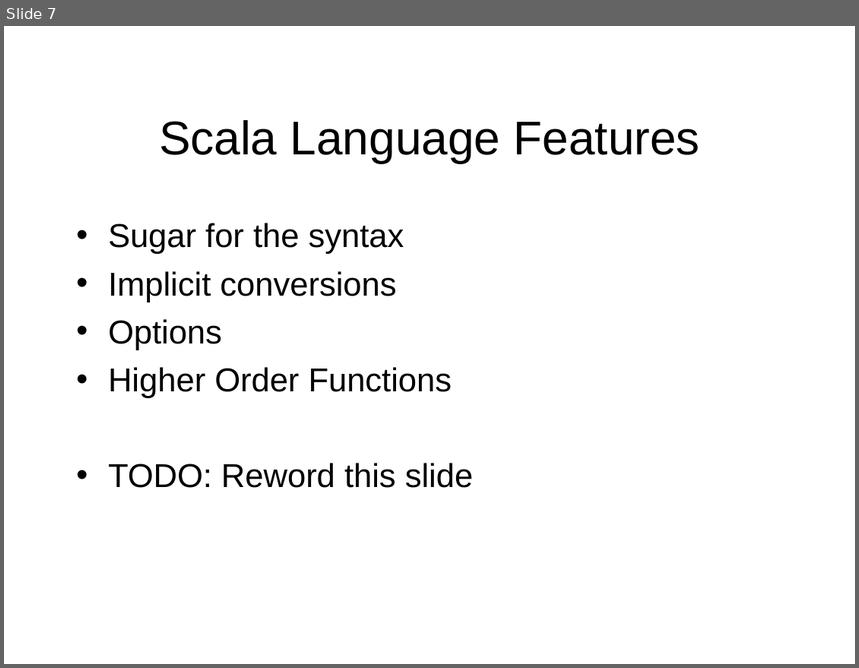
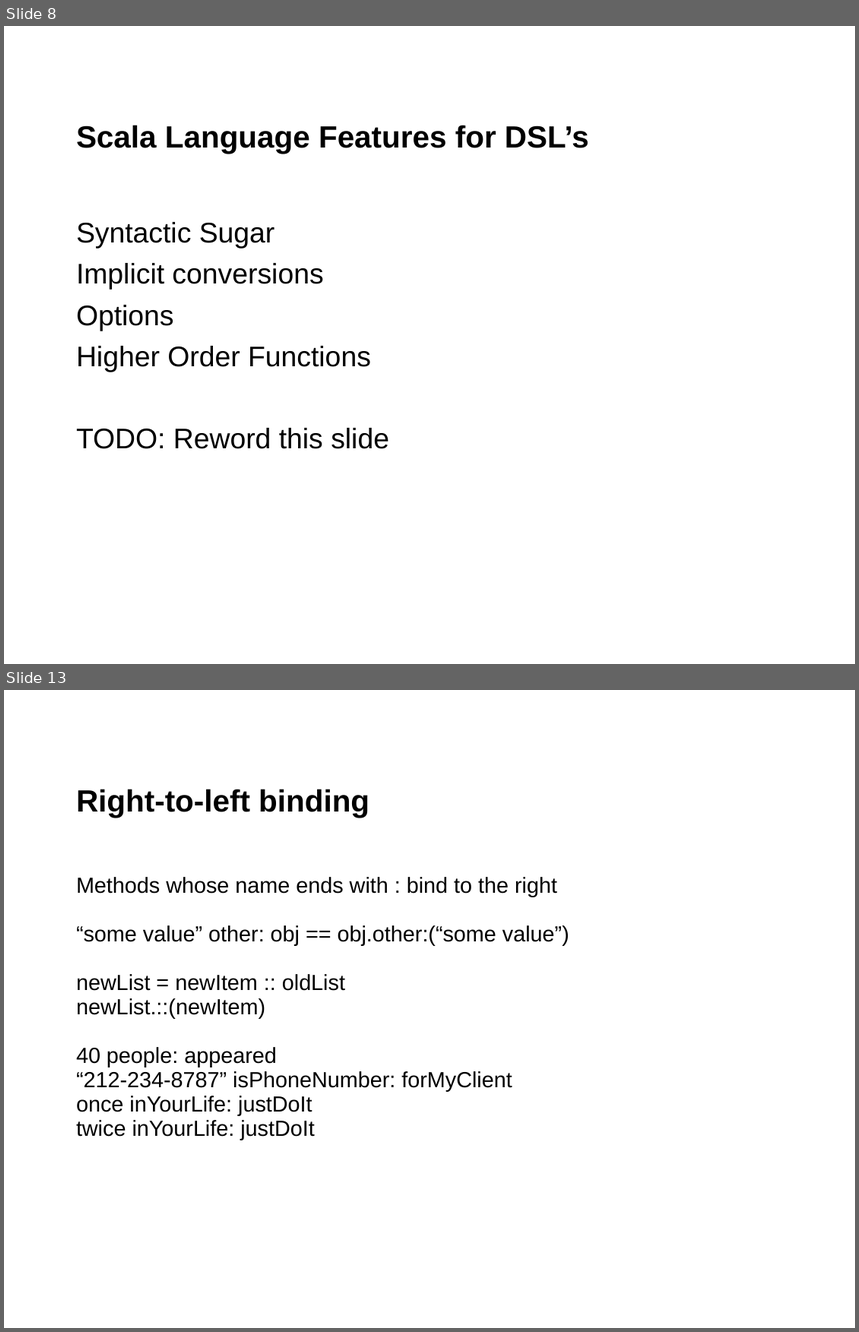
Before and after one commit to jgoodsen/agile2010, a slide deck: dsl.ppt. Shown one above the other, each under a label of ours: slide 7 before the commit, slides 8 and 13 after it; the slides between them are not shown. The pictures are 859x668 and 859x1332 pixels, drawn with LibreOffice and Linux fonts; fonts in the diff are those of the drawing; background and template pictures are left out. Boxes give left, top, right and bottom in pixels: in the first picture for what was removed or moved away, otherwise in the second. Text is boxed around its words. In the diff, an @@ line names an element or a change of style, - is before the commit and + after.

```diff
--- a/dsl.ppt
+++ b/dsl.ppt
@@ slide 13 added at box(4, 690, 855, 1328), background #FFFFFF @@
@@ title added at box(76, 789, 370, 818), 26 pt, text #000000, bold @@
+Right-to-left binding
@@ text added at box(76, 877, 569, 1140), 18.5 pt, text #000000 @@
+Methods whose name ends with : bind to the right
+“some value” other: obj == obj.other:(“some value”)
+newList = newItem :: oldList
+newList.::(newItem)
+40 people: appeared
+“212-234-8787” isPhoneNumber: forMyClient
+once inYourLife: justDoIt
+twice inYourLife: justDoIt
@@ what was slide 7 is now slide 8 @@
@@ slide 8 changed as well @@
@@ title at box(76, 125, 589, 154): text changed; size 40 to 26 pt; bold on @@
-Scala Language Features
+Scala Language Features for DSL’s
@@ text at box(76, 222, 275, 249): text changed; size 28 to 24 pt @@
-• Sugar for the syntax
+Syntactic Sugar
@@ text at box(76, 263, 389, 449): size 28 to 24 pt in "Implicit conversions", "Options", "Higher Order Functions", "TODO: Reword this slide"; bullet • to none; less space between paragraphs @@
```
Also in this commit, not shown: 7 other slides changed, 4 other slides added, 1 other file.
